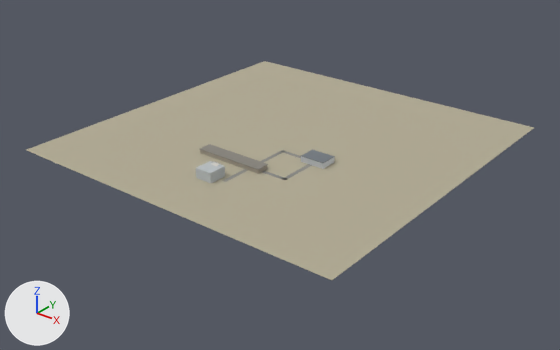
The Blender file blender/terrace_eggs.blend, before and after one commit.
The view is the same before and after, from a 50 mm lens placed at (608.0, -629.0, 408.0), pointed at (5.0, 125.0, -59.0). The lights are fixed; the arrows at lower left show +X, +Y and +Z. The picture after the commit comes second.

The older version as bpy lines, for what is in view:
```python
ob_building_eggs_farm = bpy.data.objects.new('BUILDING_EGGS_FARM', me_me_building_eggs_farm)
ob_building_eggs_farm.parent = ob_terrace_eggs_root
ob_building_eggs_farm.location = (-10.0, 47.0, -11.0)
ob_ground_eggs = bpy.data.objects.new('GROUND_EGGS', me_me_ground_eggs)
ob_ground_eggs.parent = ob_terrace_eggs_root
ob_ground_eggs.location = (0.0, 150.0, -14.1)
ob_packing_eggs_center = bpy.data.objects.new('PACKING_EGGS_CENTER', me_me_packing_eggs_center)
ob_packing_eggs_center.parent = ob_terrace_eggs_root
ob_packing_eggs_center.location = (77.5, 112.5, -10.0)
ob_road_eggs = bpy.data.objects.new('ROAD_EGGS', me_me_road_eggs)
ob_road_eggs.parent = ob_terrace_eggs_root
ob_road_eggs.location = (0.0, 0.0, 0.0)
ob_roof_eggs = bpy.data.objects.new('ROOF_EGGS', me_me_roof_eggs)
ob_roof_eggs.parent = ob_terrace_eggs_root
ob_roof_eggs.location = (-10.0, 47.0, -7.7)
ob_terrace_plinth = bpy.data.objects.new('TERRACE_PLINTH', me_me_terrace_plinth)
ob_terrace_plinth.parent = ob_terrace_eggs_root
ob_terrace_plinth.location = (0.0, -5.95, -7.05)
# me_me_road_eggs
# before: 8 (72.0, 44.0, -14.0) at pixel (281, 179), 9 (78.0, 44.0, -14.0) at pixel (285, 180), 10 (78.0, 100.0, -14.0) at pixel (312, 165), 11 (72.0, 100.0, -14.0) at pixel (308, 164), 12 (72.0, 44.0, -13.9) at pixel (281, 179)
# before: 13 (78.0, 44.0, -13.9) at pixel (285, 180), 14 (78.0, 100.0, -13.9) at pixel (312, 165), 15 (72.0, 100.0, -13.9) at pixel (308, 164)
```
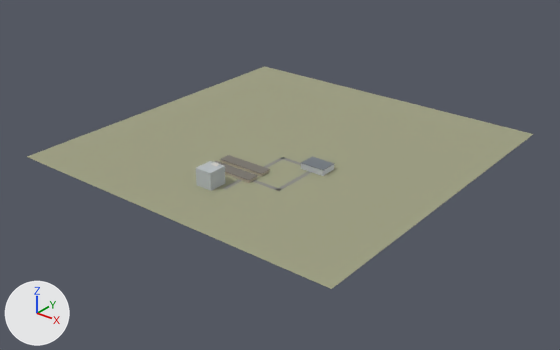
Where the newer file only moved an object's origin or applied its transform, the numbers keep the older frame.

Location of each change, [x1, y1, x2, y2] in pixels of the pictures (560 x 350 px; the box of a moved part takes in the faces that stretch with it):
'GROUND_EGGS', recoloured, moved
    before: [27, 61, 534, 280]
    after: [27, 66, 533, 289]
'ROOF_EGGS', recoloured
    both: [200, 144, 268, 180]
'PACKING_EGGS_ROOF', moved
    before: [301, 149, 335, 163]
    after: [301, 156, 335, 170]
'PACKING_EGGS_CENTER', moved
    before: [301, 156, 335, 169]
    after: [301, 163, 334, 176]
'BUILDING_EGGS_FARM_2_ROOF', now drawn
    after: [220, 155, 270, 174]
'BUILDING_EGGS_FARM_2', added
    after: [221, 160, 269, 177]
part 1 of me_me_road_eggs, moved or reshaped
    before: [262, 171, 287, 180]
    after: [252, 180, 282, 191]
part 2 of me_me_road_eggs, moved or reshaped
    before: [280, 150, 301, 158]
    after: [281, 157, 301, 165]
part 3 of me_me_road_eggs, moved or reshaped
    before: [222, 151, 285, 182]
    after: [223, 158, 283, 189]
part 4 of me_me_road_eggs, moved or reshaped
    before: [283, 164, 312, 180]
    after: [278, 171, 312, 191]
part 5 of me_me_building_eggs_farm, cut back
    before: [200, 150, 267, 174]
    after: [225, 172, 257, 183]

Edits to the bpy script that builds the scene:
```text
Change mat_m_ground_fields:
    mat_m_ground_fields.base_color: (0.451, 0.413, 0.301) -> (0.347, 0.352, 0.227)  # beige #b3ac95 -> beige #9fa083
Change mat_m_farm_roof:
    mat_m_farm_roof.base_color: (0.27, 0.254, 0.223) -> (0.212, 0.195, 0.168)  # grey #8e8a82 -> grey #7f7a72
Add mat_m_farm_floor:
    mat_m_farm_floor = principled_material('M_FARM_FLOOR')
    mat_m_farm_floor.base_color = (0.262, 0.235, 0.195)  # grey #8c857a
    mat_m_farm_floor.roughness = 0.95
Change me_me_road_eggs:
    used by ob_road_eggs; parent = ob_terrace_eggs_root; location = (0.0, 0.0, 0.0)
    remove me_me_road_eggs.from_pydata(...)  # 32 vertices, 24 faces; spans x 18.0..78.0, y -5.0..114.0, z -14.0..-13.9
    add me_me_road_eggs.from_pydata(...)  # 32 vertices, 24 faces; spans x 18.0..78.0, y -5.0..114.0, z -24.0
    me_me_road_eggs part 1: the loose piece of 8 vertices spanning x 40.0..78.0, y 44.0..50.0, z -14.0..-13.9 is scaled about its middle by (1.13, 1, 1), then moved by (-2.5, -12.0, -10.0)
    me_me_road_eggs part 2: the loose piece of 8 vertices spanning x 18.0..72.0, y 108.0..114.0, z -14.0..-13.9 is scaled about its middle by (0.778, 1, 1), then moved by (-6.0, 0.0, -10.0)
    me_me_road_eggs part 3: the loose piece of 8 vertices spanning x 18.0..24.0, y -5.0..114.0, z -14.0..-13.9 is moved by (0.0, 0.0, -10.0)
    me_me_road_eggs part 4
    add for i in [8, 9, 12, 13]: me_me_road_eggs.vertices[i].co += Vector((0.0, -12.0, -10.0))
    add for i in [10, 11, 14, 15]: me_me_road_eggs.vertices[i].co += Vector((0.0, 0.0, -10.0))
Change me_me_building_eggs_farm:
    used by ob_building_eggs_farm; parent = ob_terrace_eggs_root; location = (-10.0, 47.0, -11.0)
    remove me_me_building_eggs_farm.from_pydata(...)  # 8 vertices, 6 faces; spans x -50.0..50.0, y -9.0..9.0, z -3.0..3.0
    add me_me_building_eggs_farm.from_pydata(...)  # 40 vertices, 30 faces; spans x -35.0..35.0, y 26.0..42.0, z -24.0..-20.0
    me_me_building_eggs_farm part 5: the whole mesh is rebuilt
    add me_me_building_eggs_farm.materials.append(mat_m_farm_floor)  # grey #8c857a
Add me_me_building_eggs_farm_2:
    me_me_building_eggs_farm_2.from_pydata(...)  # 40 vertices, 30 faces; spans x -35.0..35.0, y 50.0..66.0, z -24.0..-20.0
    # faces by material slot: [24, 6]
    me_me_building_eggs_farm_2.materials.append(mat_m_farm_wall)  # grey #b9af9d
    me_me_building_eggs_farm_2.materials.append(mat_m_farm_floor)  # grey #8c857a
Change ob_ground_eggs:
    ob_ground_eggs.location: (0.0, 150.0, -14.1) -> (0.0, 150.0, -24.1)
Change ob_packing_eggs_center:
    ob_packing_eggs_center.location: (77.5, 112.5, -10.0) -> (77.5, 112.5, -20.0)
Add ob_building_eggs_farm_2:
    ob_building_eggs_farm_2 = bpy.data.objects.new('BUILDING_EGGS_FARM_2', me_me_building_eggs_farm_2)
    ob_building_eggs_farm_2.parent = ob_terrace_eggs_root
    ob_building_eggs_farm_2.location = (0.0, 0.0, 0.0)
```
